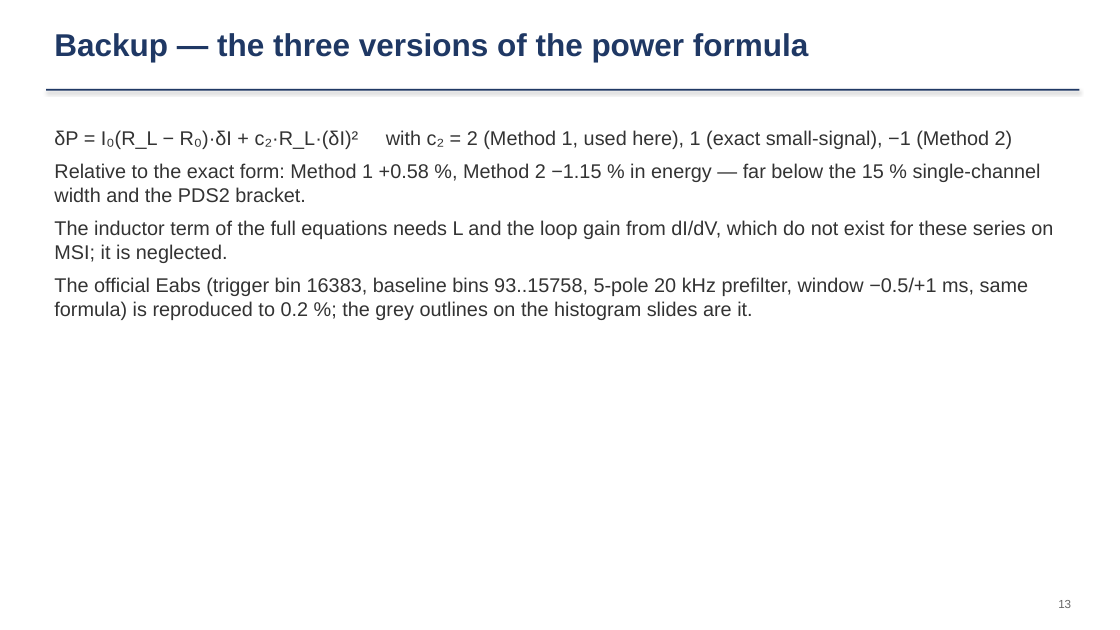
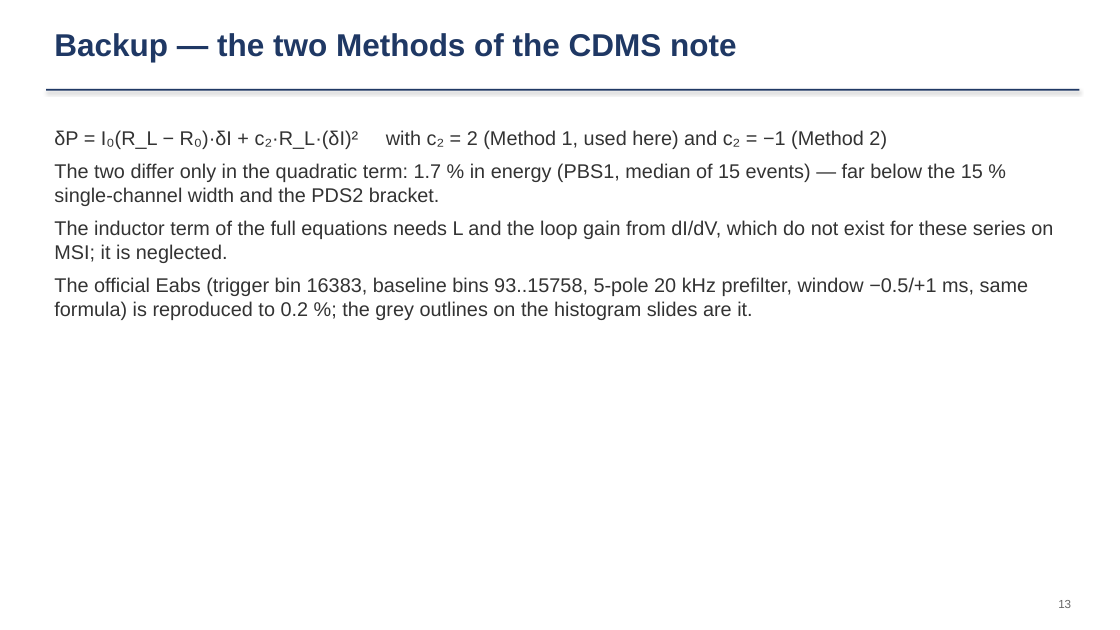
Before and after one commit to ZhihengLi0/urop, a slide deck: slide 13 of snolab/collection_efficiency/presentation/SNOLAB_R4_collection_efficiency_20260910.pptx. Drawn at 1120x630 pixels with LibreOffice and Linux fonts; fonts in the diff are those of the drawing. Boxes give left, top, right and bottom in pixels: in the first picture for what was removed or moved away, otherwise in the second. Text is boxed around its words. In the diff, an @@ line names an element or a change of style, - is before the commit and + after.

```diff
--- a/snolab/collection_efficiency/presentation/SNOLAB_R4_collection_efficiency_20260910.pptx
+++ b/snolab/collection_efficiency/presentation/SNOLAB_R4_collection_efficiency_20260910.pptx
@@ text at <box>54,33,736,62</box>: text changed @@
-Backup — the three versions of the power formula
+Backup — the two Methods of the CDMS note
@@ text at <box>54,130,983,206</box>: text changed @@
-δP = I₀(R_L − R₀)·δI + c₂·R_L·(δI)² with c₂ = 2 (Method 1, used here), 1 (exact small-signal), −1 (Method 2)
-Relative to the exact form: Method 1 +0.58 %, Method 2 −1.15 % in energy — far below the 15 % single-channel width and the PDS2 bracket.
+δP = I₀(R_L − R₀)·δI + c₂·R_L·(δI)² with c₂ = 2 (Method 1, used here) and c₂ = −1 (Method 2)
+The two differ only in the quadratic term: 1.7 % in energy (PBS1, median of 15 events) — far below the 15 % single-channel width and the PDS2 bracket.
```
Also in this commit, not shown: 1 other slide changed, 8 other files.
